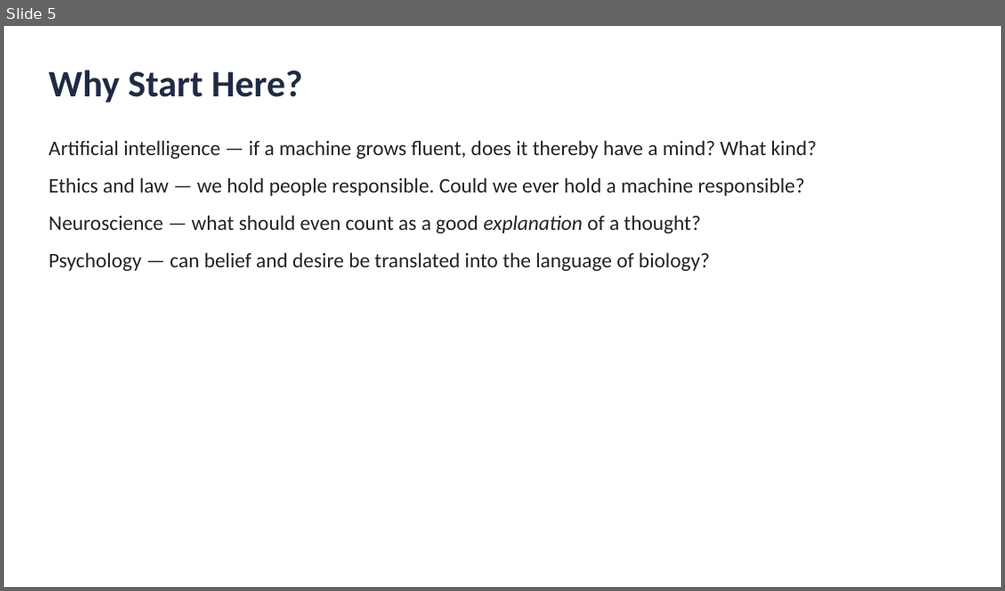
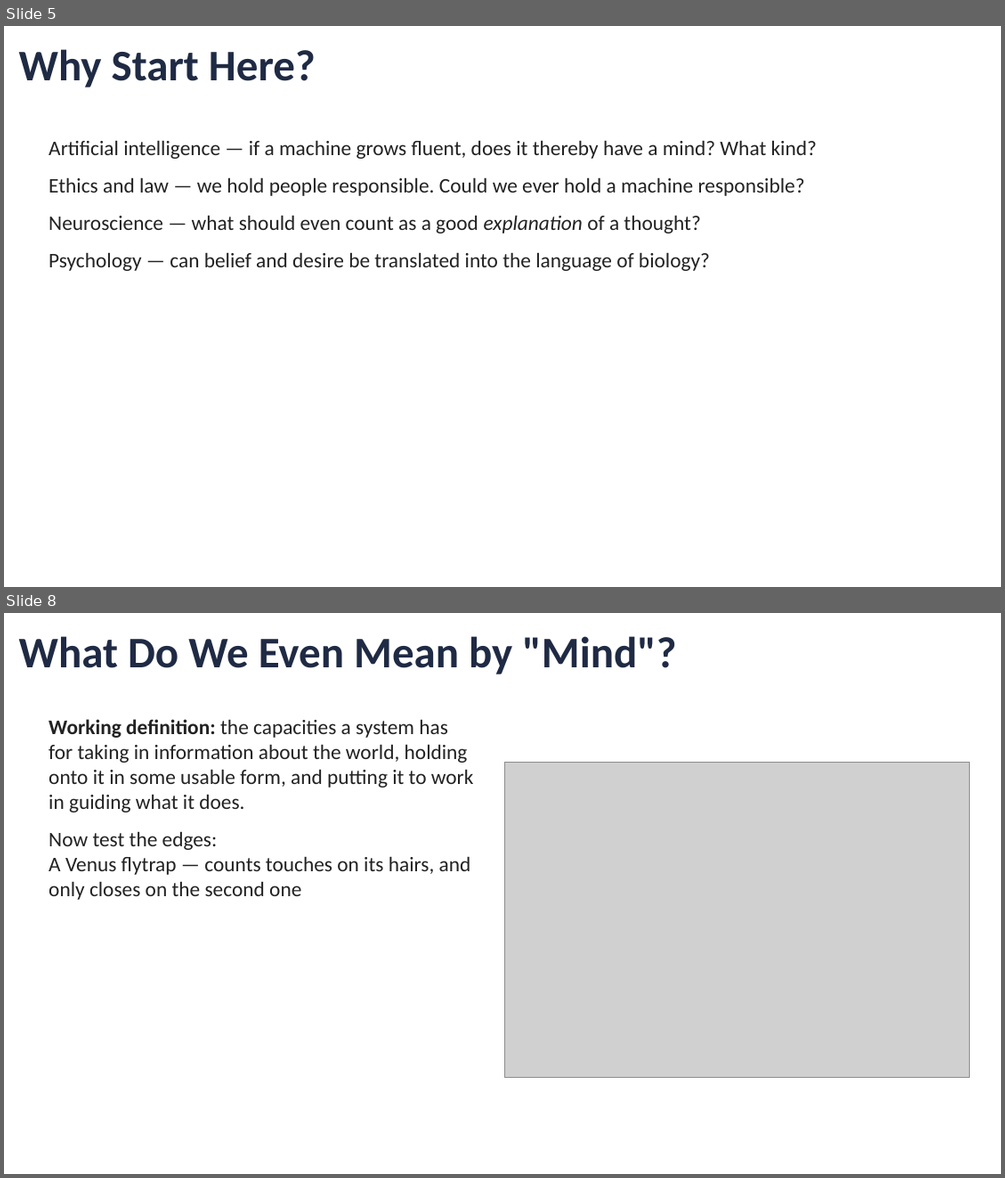
Before and after one commit to jonwillits/intro_to_bcs, a slide deck: mind_and_brain/mind_and_brain_lecture_1.pptx. Shown one above the other, each under a label of ours: slide 5 before the commit, slides 5 and 8 after it; the slides between them are not shown. The pictures are 1005x591 and 1005x1178 pixels, drawn with LibreOffice and Linux fonts; fonts in the diff are those of the drawing; grey boxes stand for pictures. Boxes give left, top, right and bottom in pixels: in the first picture for what was removed or moved away, otherwise in the second. Text is boxed around its words. In the diff, an @@ line names an element or a change of style, - is before the commit and + after.

```diff
--- a/mind_and_brain/mind_and_brain_lecture_1.pptx
+++ b/mind_and_brain/mind_and_brain_lecture_1.pptx
@@ slide 8 added at <box>4,613,1001,1174</box>, background #FFFFFF @@
@@ text added at <box>19,636,676,674</box>, 42 pt, text #1F2A44, bold @@
+What Do We Even Mean by "Mind"?
@@ text added at <box>48,719,474,900</box>, 20 pt, text #222222 @@
+Working definition: the capacities a system has for taking in information about the world, holding onto it in some usable form, and putting it to work in guiding what it does.
+Now test the edges:
+A Venus flytrap — counts touches on its hairs, and only closes on the second one
@@ picture added at <box>505,762,970,1078</box> @@
@@ slide 5 changed as well @@
@@ text "Why Start Here?": place and size @@
-text "Why Start Here?" at <box>48,70,303,103</box>
+text "Why Start Here?" at <box>19,49,316,87</box>
@@ text "Why Start Here?" at <box>19,49,316,87</box>: size 36 to 42 pt @@
```
Also in this commit, not shown: 19 other slides changed, 8 other slides added, 1 slide removed, 24 other files.
